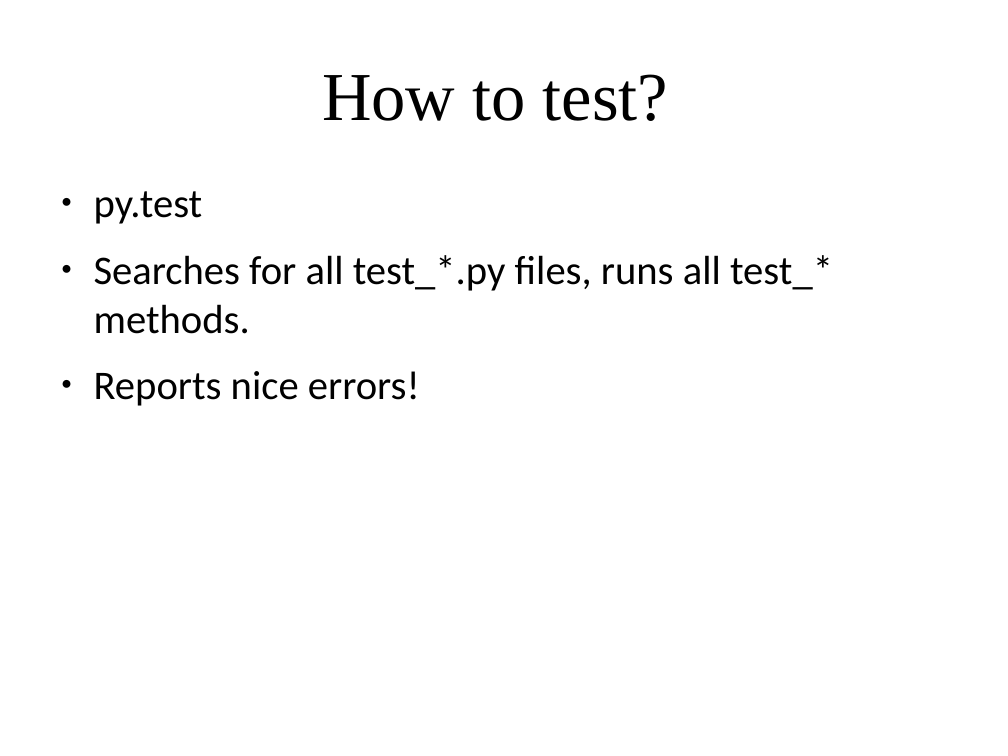
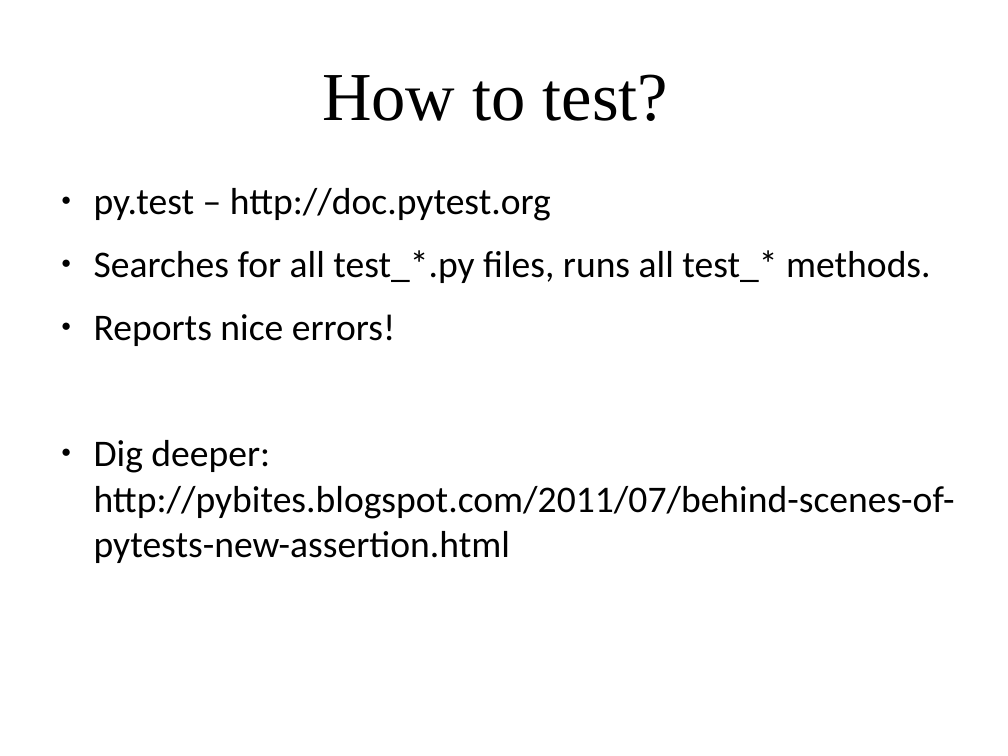
Before and after one commit to amueller/applied_ml_spring_2017, a slide deck: slide 45 of slides/aml-02-012317.odp (slide 44 before the commit). Drawn at 1008x756 pixels with LibreOffice and Linux fonts; fonts in the diff are those of the drawing. Boxes give left, top, right and bottom in pixels: in the first picture for what was removed or moved away, otherwise in the second. Text is boxed around its words. In the diff, an @@ line names an element or a change of style, - is before the commit and + after.

```diff
--- a/slides/aml-02-012317.odp
+++ b/slides/aml-02-012317.odp
@@ text at [94,188,551,221]: text changed; size 32 to 29.6 pt @@
-● py.test
+● py.test – http://doc.pytest.org
@@ text at [94,250,931,346]: size 32 to 29.6 pt in "Searches for all test_*.py files, runs all ...", "Reports nice errors!" @@
@@ text at [94,440,955,563]: paragraph added @@
+● Dig deeper: http://pybites.blogspot.com/2011/07/behind-scenes-of-pytests-new-assertion.html
```
Also in this commit, not shown: 14 other slides changed, 12 slides added, 5 slides removed, 2 other files.
